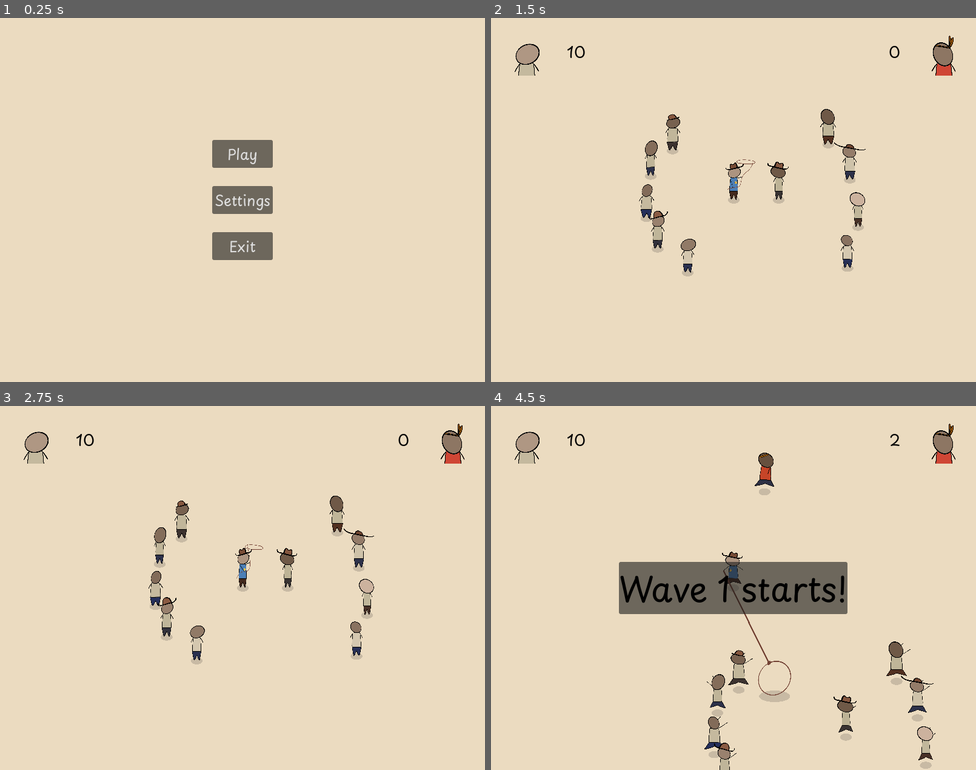
Above: before the commit, frames 1-4 (two rows, left to right).
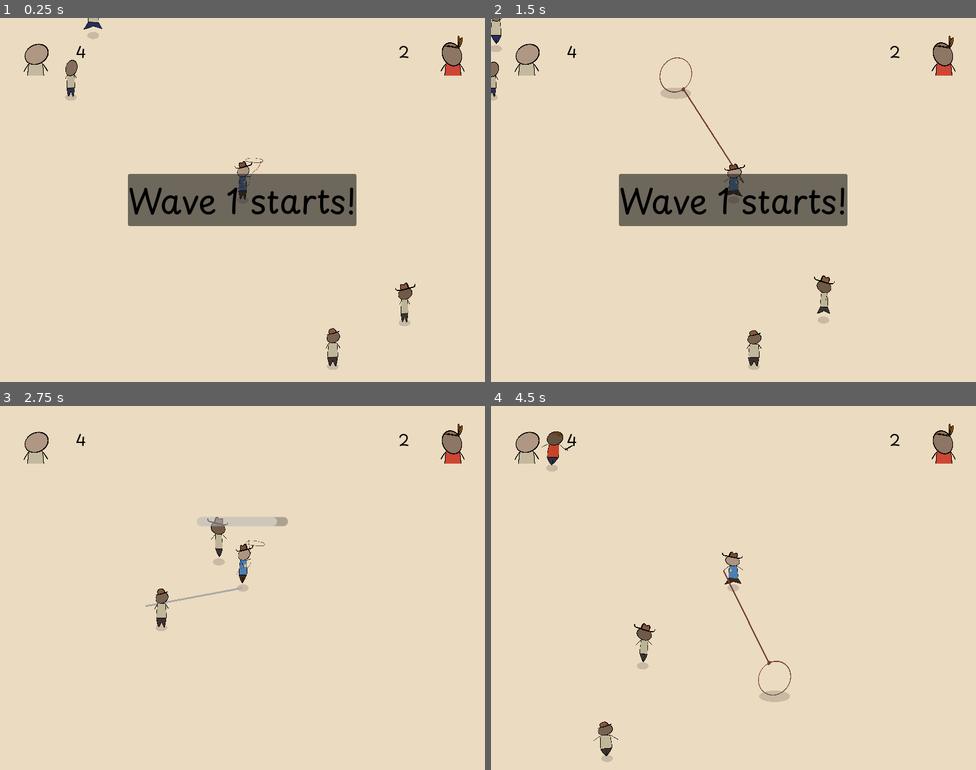
Above: after the commit, the same moments.

Repository: martindzejky/gmtk2025
Game: Godot game, scene res://waves_testing.tscn
Two runs of this game, one before a commit and one after it. Both use one fixed random seed, a clock stepped at 60 frames per second and the inputs below. Before the commit the project starts from res://main_menu.tscn.
Inputs (mouse positions are in pixels of both pictures, inside the frame that each line leads up to):
- Up to frame 1 (0.25 s): no input
- Up to frame 2 (1.5 s): click (733, 152) at 0.5 s, where only the run before the commit has a clickable "Play"; move the mouse to (840, 181) at 1.27 s; hold D (move_right) from 1.28 s (still down); tap Shift (dash) at 1.35 s
- Up to frame 3 (2.75 s): move the mouse to (145, 606) at 2.02 s; release D (move_right) at 2.03 s; hold S (move_down) from 2.03 s (still down); click (145, 606) at 2.1 s
- Up to frame 4 (4.5 s): move the mouse to (782, 507) at 2.77 s; release S (move_down) at 2.78 s; hold D (move_right) 2.78-3.53 s; tap Shift (dash) at 2.85, 4.35 s; move the mouse to (709, 660) at 3.52 s; hold W (move_up) 3.53-4.28 s; click (709, 660) at 3.6 s; move the mouse to (879, 642) at 4.27 s; hold A (move_left) from 4.28 s (still down)

The runs differ from the first frame. In frame 1, 9.6% of the frame differs, in the area x 4-96%, y 0-97%; in frame 2, 9.5%; in frame 3, 3.2%; in frame 4, 9.7%, in the area x 10-92%, y 7-100%.

Commit message:
hitbox for melee strike

Diff:
--- a/objects/melee_strike.tscn
+++ b/objects/melee_strike.tscn
@@ -1,19 +1,38 @@
-[gd_scene load_steps=3 format=3 uid="uid://ccv1x3ptc2xx"]
+[gd_scene load_steps=4 format=3 uid="uid://ccv1x3ptc2xx"]
 
 [ext_resource type="Texture2D" uid="uid://bf34oh7ibnpc4" path="res://sprites/melee_strike.png" id="1_1x5pd"]
 [ext_resource type="Script" uid="uid://dm0ei106x2jrl" path="res://scripts/melee_strike.gd" id="1_iumy6"]
 
-[node name="melee_strike" type="Node2D"]
+[sub_resource type="RectangleShape2D" id="RectangleShape2D_iumy6"]
+size = Vector2(12, 30)
+
+[node name="melee_strike" type="Node2D" node_paths=PackedStringArray("sprite_rotation_node", "collider_rotation_node")]
 script = ExtResource("1_iumy6")
-
-[node name="sprite" type="Sprite2D" parent="."]
-z_index = 1
-position = Vector2(27, 0)
-texture = ExtResource("1_1x5pd")
+sprite_rotation_node = NodePath("sprite_rotation")
+collider_rotation_node = NodePath("collider_rotation")
 
 [node name="delete_timer" type="Timer" parent="."]
 wait_time = 0.1
 one_shot = true
 autostart = true
 
+[node name="sprite_rotation" type="Node2D" parent="."]
+position = Vector2(0, -20)
+
+[node name="sprite" type="Sprite2D" parent="sprite_rotation"]
+z_index = 1
+position = Vector2(27, 0)
+scale = Vector2(0.056, 0.056)
+texture = ExtResource("1_1x5pd")
+
+[node name="collider_rotation" type="Node2D" parent="."]
+
+[node name="hitbox" type="Area2D" parent="collider_rotation"]
+position = Vector2(25, 0)
+collision_mask = 50
+
+[node name="shape" type="CollisionShape2D" parent="collider_rotation/hitbox"]
+shape = SubResource("RectangleShape2D_iumy6")
+
 [connection signal="timeout" from="delete_timer" to="." method="queue_free"]
+[connection signal="body_entered" from="collider_rotation/hitbox" to="." method="_on_hitbox_body_entered"]
--- a/project.godot
+++ b/project.godot
@@ -12,7 +12,7 @@
 
 config/name="Lasso Sheriff"
 config/version="1"
-run/main_scene="uid://bqwj8b5x4g7c2"
+run/main_scene="uid://bifqkl6lsp6wc"
 config/features=PackedStringArray("4.4", "GL Compatibility")
 config/icon="uid://dpnid40fk8abh"
 
--- a/scripts/enemy.gd
+++ b/scripts/enemy.gd
@@ -401,22 +401,9 @@
     return
 
   var melee_strike = melee_strike_object.instantiate()
+  melee_strike.global_position = global_position
+  melee_strike.target_rotation = global_position.angle_to_point(attack_target.global_position)
   get_parent().add_child(melee_strike)
-
-  melee_strike.global_position = global_position
-  melee_strike.global_rotation = global_position.angle_to_point(attack_target.global_position)
-
-  if is_instance_valid(release_captured_target):
-    if attack_target == release_captured_target:
-      release_captured_target.free_from_capture() # TODO: this should be done in the melee strike object
-      release_captured_target = null
-      attack_target = null
-
-  if is_instance_valid(attack_folks_target):
-    if attack_target == attack_folks_target:
-      attack_folks_target.hit_by_enemy() # TODO: this should be done in the ranged strike object
-      attack_folks_target = null
-      attack_target = null
 
 func perform_ranged_attack():
   if not is_instance_valid(attack_target):
@@ -424,7 +411,6 @@
     return
 
   var projectile = projectile_object.instantiate()
-  get_parent().add_child(projectile)
-
   projectile.global_position = global_position
   projectile.target_rotation = global_position.angle_to_point(attack_target.global_position)
+  get_parent().add_child(projectile)
--- a/scripts/folk.gd
+++ b/scripts/folk.gd
@@ -174,7 +174,7 @@
   if state != State.DYING:
     state = State.RUNNING_AWAY_FROM_ENEMIES
 
-func hit_by_enemy():
+func hit():
   state = State.DYING
 
 func _on_dude_die_end() -> void:
--- a/scripts/melee_strike.gd
+++ b/scripts/melee_strike.gd
@@ -1,2 +1,20 @@
 extends Node2D
 class_name MeleeStrike
+
+@export var target_rotation := 0.0
+@export var sprite_rotation_node: Node2D
+@export var collider_rotation_node: Node2D
+
+func _process(_delta):
+  if not is_instance_valid(sprite_rotation_node) or not is_instance_valid(collider_rotation_node): return
+  sprite_rotation_node.rotation = target_rotation
+  collider_rotation_node.rotation = target_rotation
+
+func _on_hitbox_body_entered(body: Node2D):
+  # duck typing to the fullest!
+  if body.has_method('free_from_capture'):
+    body.free_from_capture()
+    collider_rotation_node.queue_free()
+  elif body.has_method('hit'):
+    body.hit()
+    collider_rotation_node.queue_free()
Binary file changed: sprites/melee_strike.png
